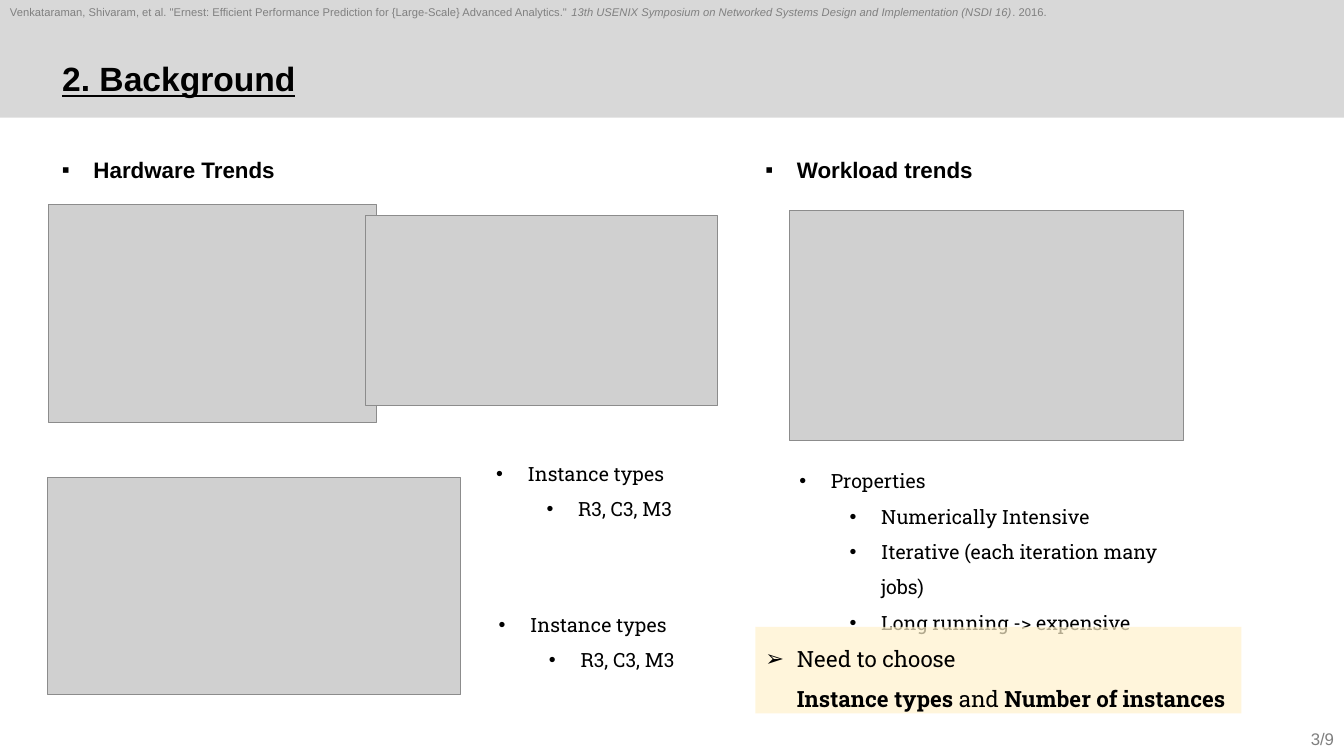
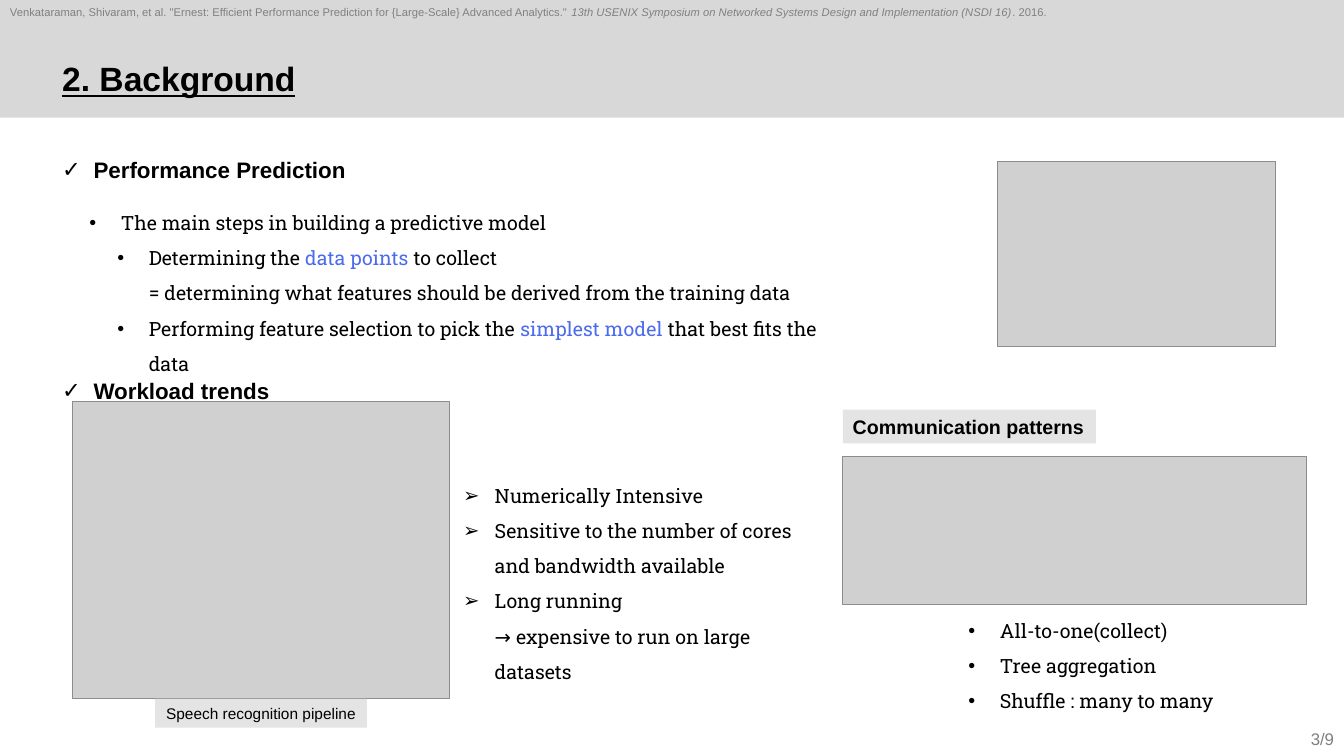
Before and after one commit to sohee98/2022-2nd-Course, a slide deck: slide 3 of Cloud Computing/Paper review/3. Ernest/22.11.22_Ernest_SoheeKim.pptx. Drawn at 1344x756 pixels with LibreOffice and Linux fonts; fonts in the diff are those of the drawing; grey boxes stand for pictures. Boxes give left, top, right and bottom in pixels: in the first picture for what was removed or moved away, otherwise in the second. Text is boxed around its words. In the diff, an @@ line names an element or a change of style, - is before the commit and + after.

Commit message:
20221120

```diff
--- a/Cloud Computing/Paper review/3. Ernest/22.11.22_Ernest_SoheeKim.pptx
+++ b/Cloud Computing/Paper review/3. Ernest/22.11.22_Ernest_SoheeKim.pptx
@@ text at [94, 161, 345, 179]: text changed @@
-▪ Hardware Trends
+✓ Performance Prediction
@@ picture added at [998, 161, 1276, 347] @@
@@ picture removed at [48, 205, 376, 422] @@
@@ text added at [121, 215, 817, 340], 14 pt, text #000000 @@
+• The main steps in building a predictive model
+  • Determining the data points to collect
+    = determining what features should be derived from the training data
+  • Performing feature selection to pick the simplest model that best fits the data
@@ picture removed at [366, 216, 719, 406] @@
@@ picture removed at [789, 211, 1184, 441] @@
@@ text "Workload trends": place and size @@
-text "Workload trends" at [797, 161, 972, 179]
+text "Workload trends" at [94, 383, 269, 402]
@@ text "Workload trends" at [94, 383, 269, 402]: bullet ▪ to ✓ @@
@@ picture: place and size @@
-picture at [48, 478, 462, 696]
+picture at [73, 401, 450, 699]
@@ rectangle added at [843, 409, 1096, 444], fill #D9D9D9 at 70% opacity, 14 pt, text #000000, bold @@
+Communication patterns
@@ text "Numerically Intensive": place and size @@
-text "Numerically Intensive" at [831, 473, 1157, 634]
+text "Numerically Intensive" at [495, 488, 791, 680]
@@ text removed at [528, 467, 672, 519] @@
-• Instance types
-  • R3, C3, M3
@@ text at [831, 473, 926, 492]: paragraph removed @@
-• Properties
@@ picture added at [843, 457, 1307, 605] @@
@@ text at [495, 488, 703, 507]: bullet • to ➢; list level 2 to 1 in "Numerically Intensive" @@
@@ text at [495, 523, 791, 680]: text changed @@
-  • Iterative (each iteration many jobs)
-  • Long running -> expensive
+➢ Sensitive to the number of cores and bandwidth available
+➢ Long running
+  → expensive to run on large datasets
@@ text removed at [530, 618, 675, 670] @@
-• Instance types
-  • R3, C3, M3
@@ rectangle removed at [755, 627, 1241, 714] @@
-➢ Need to choose
-  Instance types and Number of instances
@@ text added at [1000, 622, 1213, 712], 14 pt, text #000000 @@
+• All-to-one(collect)
+• Tree aggregation
+• Shuffle : many to many
@@ rectangle added at [155, 699, 367, 728], fill #D9D9D9 at 70% opacity, 11 pt, text #000000 @@
+Speech recognition pipeline
```
Also in this commit, not shown: 3 other slides changed, 6 slides removed.
